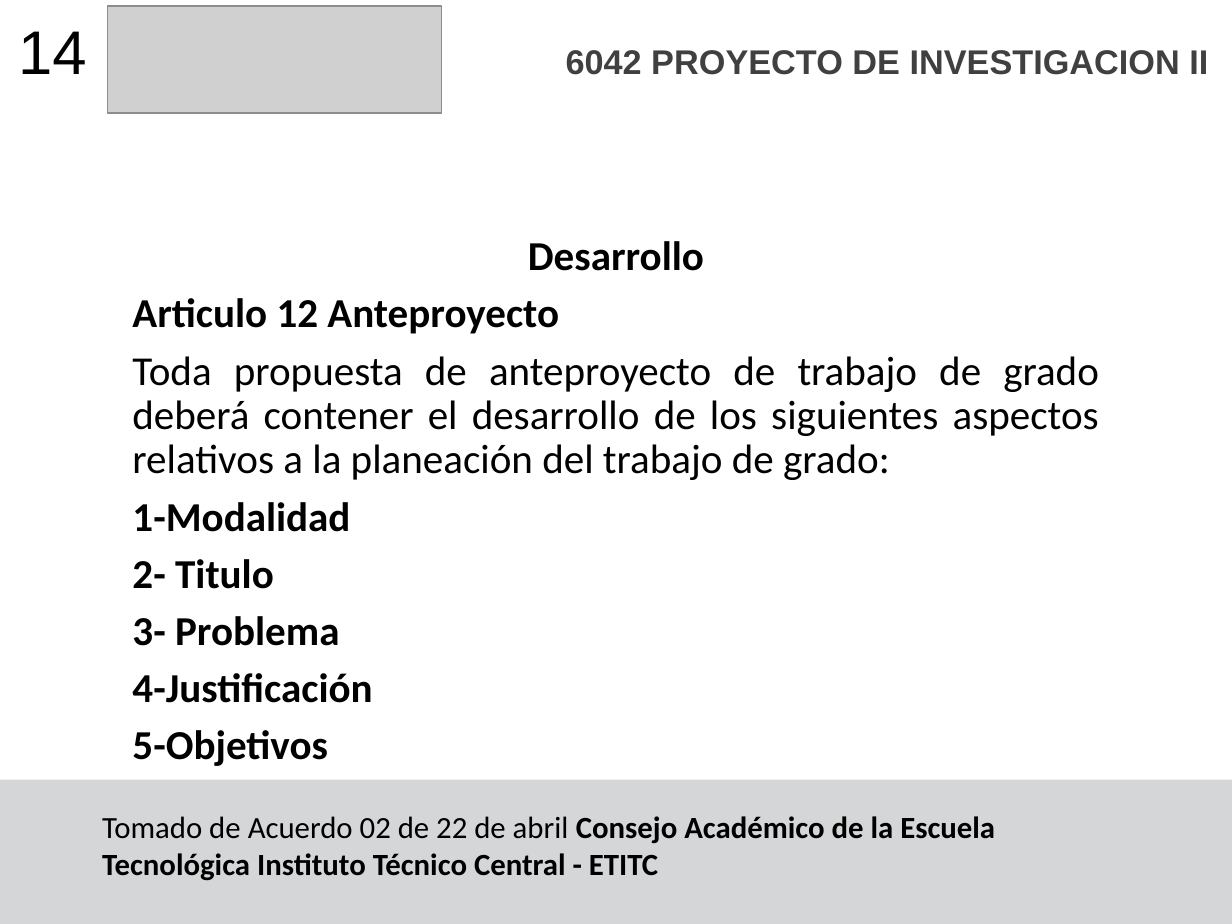
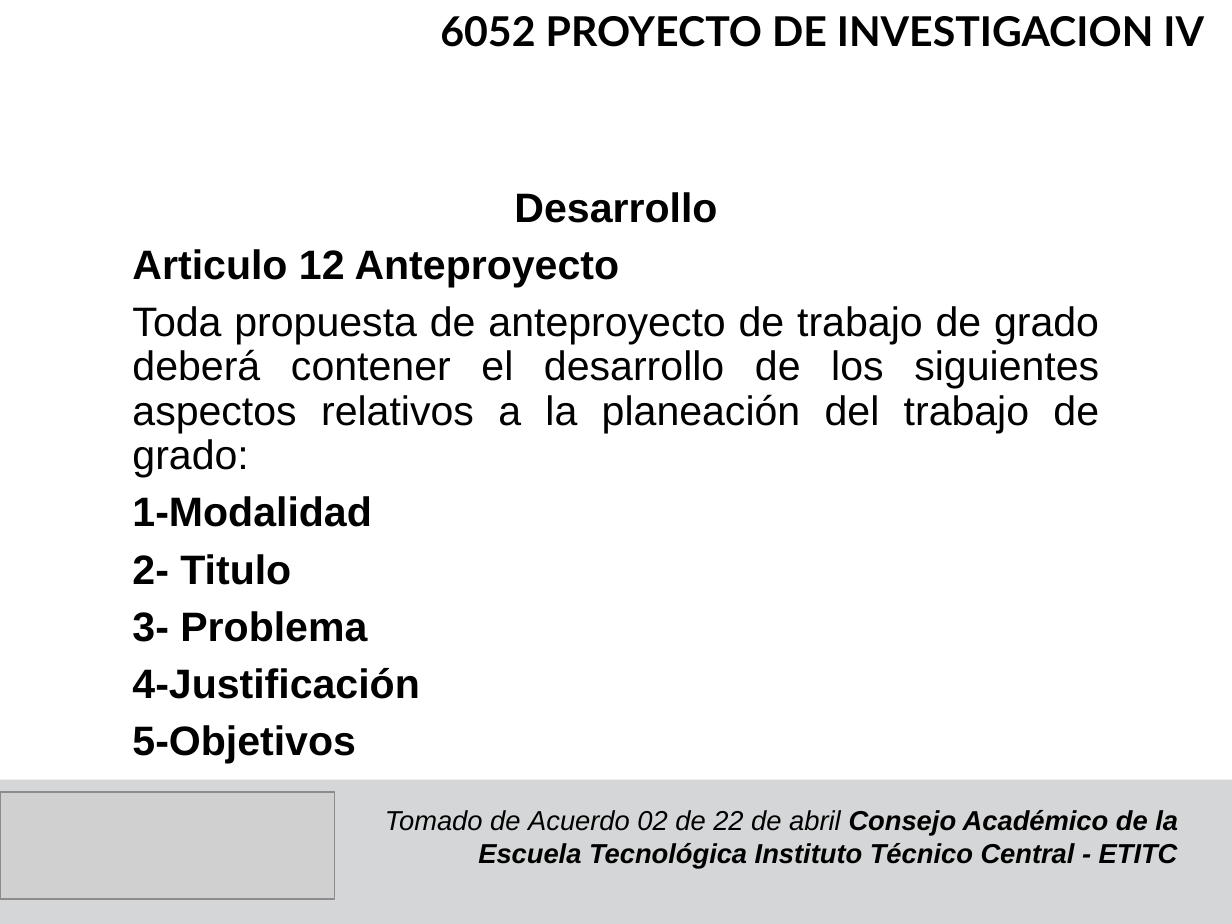
Before and after one commit to F4bian1012/ProyectoInvestigacionIV, a slide deck: slide 15 of Semana_0/Semana 0.pptx (slide 14 before the commit). Drawn at 1232x924 pixels with LibreOffice and Linux fonts; fonts in the diff are those of the drawing; grey boxes stand for pictures. Boxes give left, top, right and bottom in pixels: in the first picture for what was removed or moved away, otherwise in the second. Text is boxed around its words. In the diff, an @@ line names an element or a change of style, - is before the commit and + after.

```diff
--- a/Semana_0/Semana 0.pptx
+++ b/Semana_0/Semana 0.pptx
@@ picture removed at (107, 6, 442, 113) @@
@@ text at (440, 16, 1204, 47): text changed; size 20 to 24 pt; font Arial to Lato; text colour #404040 to #000000 @@
-6042 PROYECTO DE INVESTIGACION II
+6052 PROYECTO DE INVESTIGACION IV
@@ text removed at (18, 31, 86, 74) @@
-14
@@ text "Desarrollo": place and size @@
-text "Desarrollo" at (132, 241, 1099, 766)
+text "Desarrollo" at (132, 192, 1099, 763)
@@ text "Desarrollo" at (132, 192, 1099, 763): font Calibri to Arial @@
@@ picture added at (0, 792, 335, 899) @@
@@ text "Tomado de Acuerdo 02 de ...": place and size @@
-text "Tomado de Acuerdo 02 de ..." at (102, 816, 995, 881)
+text "Tomado de Acuerdo 02 de ..." at (385, 810, 1178, 868)
@@ text "Tomado de Acuerdo 02 de ..." at (385, 810, 1178, 868): size 18 to 16 pt, font Calibri to Arial, italic on; alignment left to right @@
```
Also in this commit, not shown: 18 other slides changed, 11 other files.
